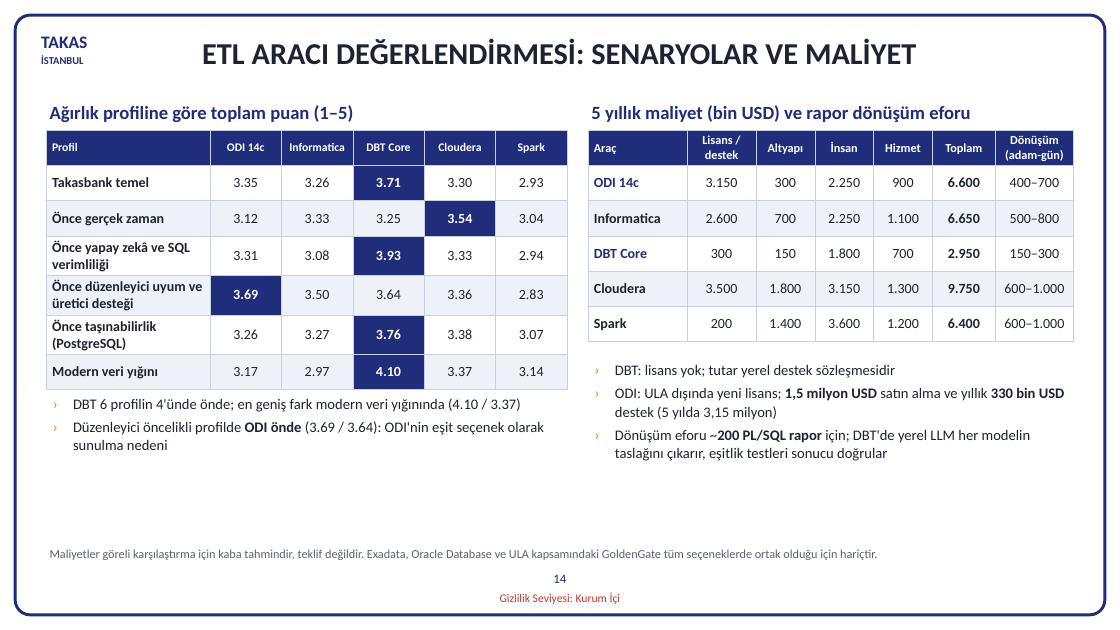
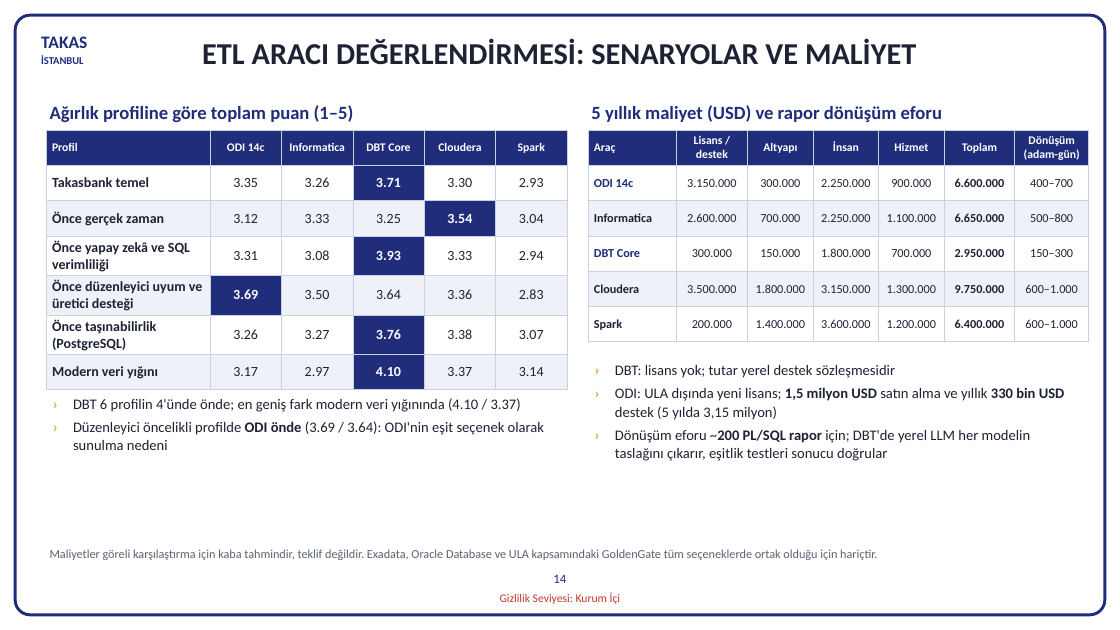
Before and after one commit to hanifidemirel0/Cursor-Projects, a slide deck: slide 14 of outputs/dwh-sunum-kasim-2026/5 - DWHSunum_Kasim2026.pptx. Drawn at 1120x630 pixels with LibreOffice and Linux fonts; fonts in the diff are those of the drawing. Boxes give left, top, right and bottom in pixels: in the first picture for what was removed or moved away, otherwise in the second. Text is boxed around its words. In the diff, an @@ line names an element or a change of style, - is before the commit and + after.

```diff
--- a/outputs/dwh-sunum-kasim-2026/5 - DWHSunum_Kasim2026.pptx
+++ b/outputs/dwh-sunum-kasim-2026/5 - DWHSunum_Kasim2026.pptx
@@ text at bbox=[591, 105, 942, 122]: text changed @@
-5 yıllık maliyet (bin USD) ve rapor dönüşüm eforu
+5 yıllık maliyet (USD) ve rapor dönüşüm eforu
@@ table at bbox=[588, 130, 1089, 342] @@
-row 2: ODI 14c | 3.150 | 300 | 2.250 | 900 | 6.600 | 400–700
+row 2: ODI 14c | 3.150.000 | 300.000 | 2.250.000 | 900.000 | 6.600.000 | 400–700
-row 3: Informatica | 2.600 | 700 | 2.250 | 1.100 | 6.650 | 500–800
+row 3: Informatica | 2.600.000 | 700.000 | 2.250.000 | 1.100.000 | 6.650.000 | 500–800
-row 4: DBT Core | 300 | 150 | 1.800 | 700 | 2.950 | 150–300
+row 4: DBT Core | 300.000 | 150.000 | 1.800.000 | 700.000 | 2.950.000 | 150–300
-row 5: Cloudera | 3.500 | 1.800 | 3.150 | 1.300 | 9.750 | 600–1.000
+row 5: Cloudera | 3.500.000 | 1.800.000 | 3.150.000 | 1.300.000 | 9.750.000 | 600–1.000
-row 6: Spark | 200 | 1.400 | 3.600 | 1.200 | 6.400 | 600–1.000
+row 6: Spark | 200.000 | 1.400.000 | 3.600.000 | 1.200.000 | 6.400.000 | 600–1.000
@@ size 10.5 to 10 pt in "Araç", "Lisans / destek", "Altyapı", "İnsan" and 3 more places @@
@@ size 12 to 10.5 pt in "ODI 14c", "400–700", "Informatica", "500–800" and 6 more places @@
@@ table: place and size @@
-table at bbox=[588, 130, 1074, 342]
+table at bbox=[588, 130, 1089, 342]
```
Also in this commit, not shown: 2 other files.
